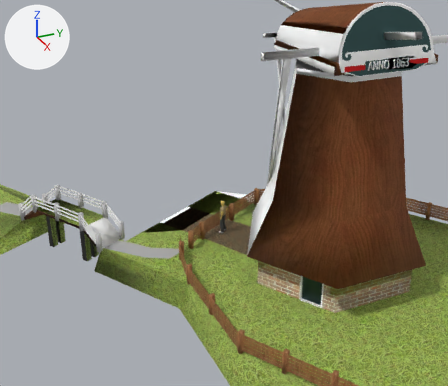
Renders of the COLLADA model assets/models/mill.dae from each side of a commit.
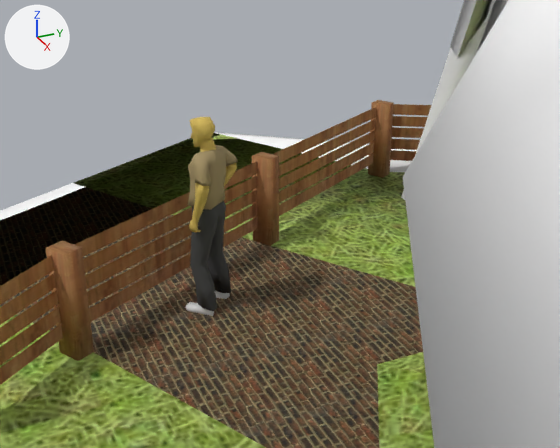
There are two pictures of each version: one from a 50 mm lens placed at (8.1, -8.55, 16.79), pointed at (-20.69, 4.4, 2.39), one close up from a 50 mm lens placed at (-13.89, 2.01, 4.15), pointed at (-19.91, 4.72, 1.14). The axes (+X, +Y, +Z) are drawn at upper left. The lights are the same throughout. Where no turn or scale is listed for an object, it has been applied to the vertices.

In view in the first close-up: 'Molen', '_3d_man', 'fence', 'pole', 'pole.010', 'pole.014'.
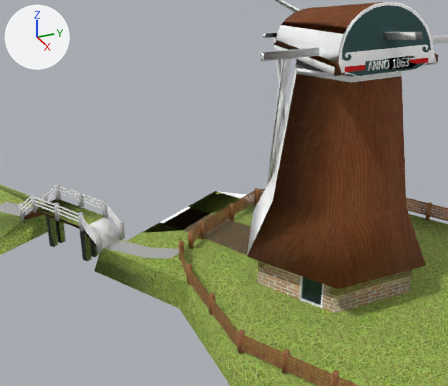
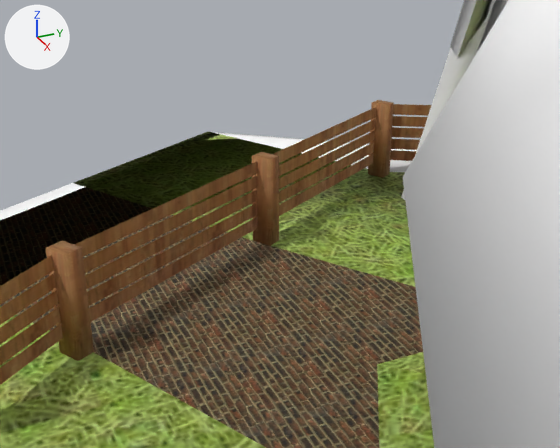
The change, as a list of edits to the scene's bpy script:
```text
Remove ob_3d_man:
    ob_3d_man = bpy.data.objects.new('_3d_man', me_3d_man)
    ob_3d_man.location = (-20.199, 4.12, 0.268)
```

Location of each change, (x1, y1, x2, y2) in pixels of the close-ups (560 x 448 px):
'_3d_man', deleted: before (185, 117, 238, 316)
    faces in mat_gray8 (black #444444): (190, 200, 231, 311)
    faces in mat_material_10 (brown #a39066): (188, 145, 238, 210)
    faces in mat_gold (yellow #d4b75b): (189, 117, 237, 232)
    faces in mat_gainsboro (light grey #dcdcdc): (185, 291, 230, 316)
